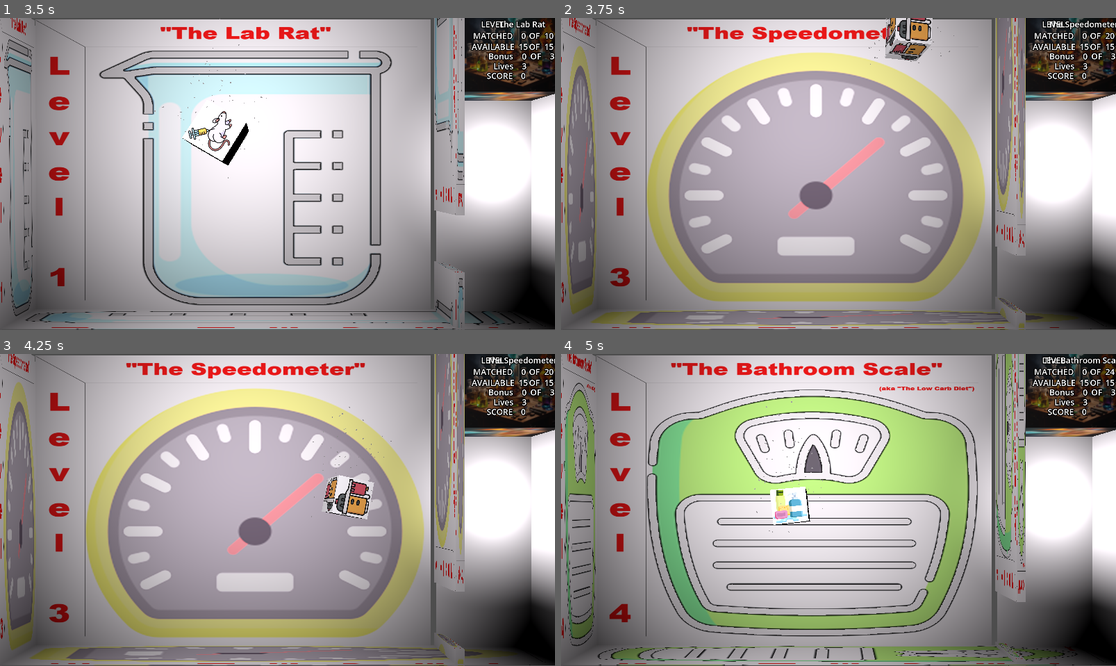
Above: before the commit, frames 1-4 (two rows, left to right).
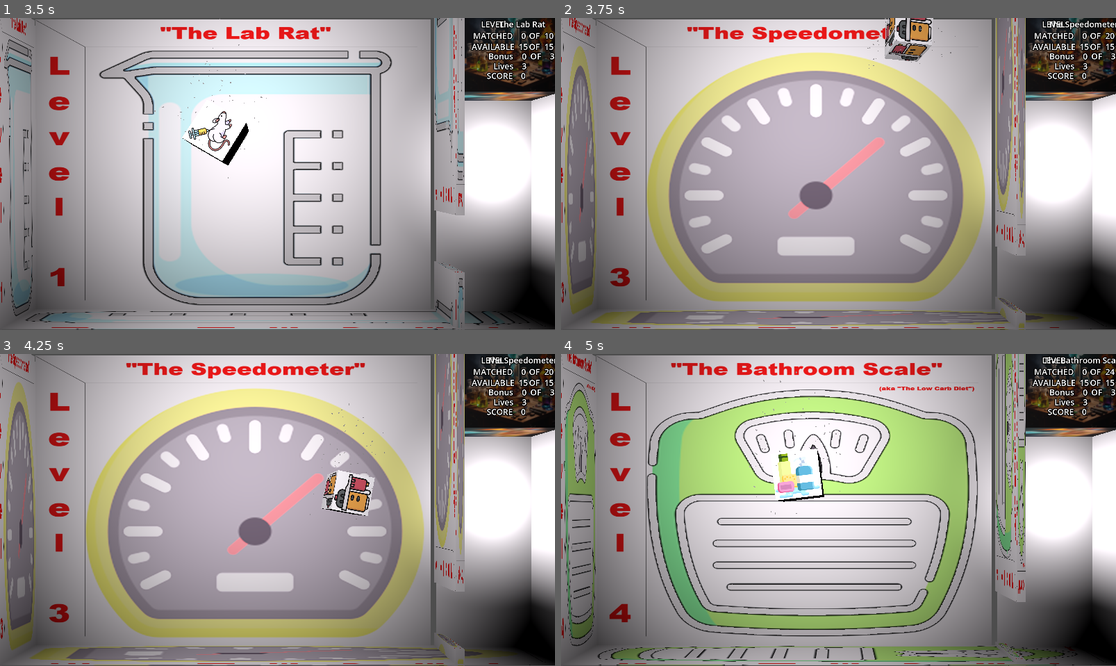
Above: after the commit, the same moments.

Repository: loose-bit-labs/scaletris
Game: Godot game, scene res://welcome.tscn
Two runs of this game, one before a commit and one after it. Both use one fixed random seed, a clock stepped at 60 frames per second and the inputs below. Sound files missing from this copy of the repository are replaced by a short silence.
Inputs (mouse positions are in pixels of both pictures, inside the frame that each line leads up to):
- Up to frame 1 (3.5 s): tap Enter (ui_accept) at 0.5, 0.77, 1.52, 3.02 s; move the mouse to (399, 158) at 0.52 s; hold D (right) 0.53-1.28 s; tap 1 at 0.6 s; click (399, 158) at 0.67 s; move the mouse to (166, 189) at 1.27 s; hold S (down) 1.28-2.03 s; tap 2 at 1.35 s; move the mouse to (333, 105) at 2.02 s; hold D (right) 2.03-2.78 s; tap 3 at 2.1 s; move the mouse to (249, 236) at 2.77 s; hold Up (ui_up) from 2.78 s (still down); tap 4 at 2.85 s; click (249, 236) at 2.92 s
- Up to frame 2 (3.75 s): move the mouse to (1005, 220) at 3.52 s; release Up (ui_up) at 3.53 s; hold A (left) from 3.53 s (still down); tap 5 at 3.6 s
- Up to frame 3 (4.25 s): keep holding A (left); tap Enter (ui_accept) at 3.77 s
- Up to frame 4 (5 s): keep holding A (left); move the mouse to (672, 463) at 4.27 s; tap 6 at 4.35 s; tap Enter (ui_accept) at 4.52 s

Frame 1 is identical in both runs. In frame 2, 0.4% of the frame differs, in the area x 55-72%, y 0-17%; in frame 3, 0.8%; in frame 4, 1.4%, in the area x 33-51%, y 5-58%.

Commit message:
fix bonus drop, working on nan godot physics bug, fix level size determination

Diff:
--- a/godot/block.gd
+++ b/godot/block.gd
@@ -28,6 +28,8 @@
 @export var SCALE_MINIMUM = 1.5
 @export var SCALE_MAXIMUM = 3
 
+var og = Vector3(0,7,0)
+
 # Called when the node enters the scene tree for the first time.
 func _ready():
 	# don't share the collision shape!
@@ -37,18 +39,16 @@
 	show_particles(true, false)
 	add_to_group("blocks")
 
-var NON = []
 # Called every frame. 'delta' is the elapsed time since the previous frame.
 func _process(delta):
 	if !sleeping:
 		_am_i_getting_sleepy(delta)
-	if !_nan_hack():
-		NON.append(body.position)
+	_nan_hack()
 
 func _nan_hack():
 	for v in [body.position.x, body.position.y, body.position.z]:
 		if is_nan(v):
-			print("NNNNNNNNNOOOOOOONNNNNNNN   ", NON)
+			#print("NNNNNNNNNOOOOOOONNNNNNNN   ", NON)
 			main.nan_hack_me_baby(self)
 			return true
 	return false
@@ -59,6 +59,7 @@
 	body.angular_velocity = spin
 	body.gravity_scale = gravity
 	entity = entity_
+	og = position_
 	box.set_material(entity[Fof.MATERIAL])
 
 func _max_size():
--- a/godot/fof.gd
+++ b/godot/fof.gd
@@ -224,9 +224,9 @@
 	var bonus_max = 5 if not COUNT in bonus else bonus[COUNT]
 	if bonus_count >= bonus_max:
 		return null
-	var bonus_chance = .1 if not CHANCE in bonus else bonus[CHANCE] - bonus_count * .01
+	var bonus_chance = .1 if not CHANCE in bonus else (bonus.chance - bonus_count * .01)
 	var r = randf()
-	print("BBBBBONUS! ", bonus_chance, " vs ", r)
+	print("BBBBBONUS! ", bonus_chance, " < ", r, " BC ", bonus.chance, " - ", bonus_count)
 	if r < bonus_chance:
 		var bonus_item = entity_by_name(bonus.item, level_index).duplicate()
 		bonus_item.type = BONUS # anything can be used as a bonus item...
@@ -238,10 +238,10 @@
 		print("ERROR: no beasty matches ", entity_name)
 		return null
 	var entity = bestiary[entity_name]
-	if (world.game.level_override or !entity.level ) and level_index >= 0:
+	if (world.game.level_override or !entity.level) and level_index >= 0:
 		var level = get_level(level_index)
 		if level and SIZES in level:
-			entity.level = level.sizes
+			entity.level = level.sizes - 1
 		else:
 			entity.level = level_index + 2
 	return entity
--- a/godot/main.gd
+++ b/godot/main.gd
@@ -225,30 +225,30 @@
 		#print("_load_bonus_level done? ", bonus_list1, " vs ",bonus_list2 )
 		bonus_index = -88
 		return
-	var entity = Fof.entity_by_name(next)
-	var block = _instantiate_block()
-	add_child(block)
 
 	var p = Vector3( side * 2 * randf() + side, 6, 0)
-	if !false:
+	if not false:
 		if modo:
 			p.x = 0 + idxo * 2.7 / 4
 		else:
 			p.x = -4.8 + idxo * (-1.77 - -4.8) / 4
-	gravity = 1
-	p = _random_position()
-	#print("drop at ", p, " gravity is ", gravity)
-	#print("BD ", side, " and ", idxo, "  so ", p.x)
-	block.configure(self, p, _random_spin(), gravity, entity)
-
-	#block.body.position = p
-
-	if next in block_map:
-		block.random_size([block_map[next][0].size])
-		block_map[next].append(block)
-	else:
-		block_map[next] = [block]
+
+	_add_bonus_block(next, p)
+
+func _add_bonus_block(entity_name, position_, size:int = -1):
+	var entity = Fof.entity_by_name(entity_name)
+	var block = _instantiate_block()
+	add_child(block)
+	var spin = _random_spin() * 0
+	block.configure(self, position_, spin, gravity, entity)
+	if entity_name in block_map:
+		block.random_size([block_map[entity_name][0].size])
+		block_map[entity_name].append(block)
+	else:
+		block_map[entity_name] = [block]
 		block.random_size()
+	if -1 != size:
+			block.set_size(size)
 
 func _instantiate_block():
 	var block = block_scene.instantiate()
@@ -746,10 +746,15 @@
 	bonus_count = bc
 	_update_status()
 
+# sometimes thers is a mad physics glitch
 func nan_hack_me_baby(block):
 	_remove_block(block)
-	# FIXME: do something cooler...
-	#block.body.position = Vector3(.77, 6, 0)
+	if is_bonus_level:
+		_add_bonus_block(block.entity.name, block.og, block.size)
+	else:
+		if current_block == block:
+			current_block = null
+
 
 ###################################################################################################
 
